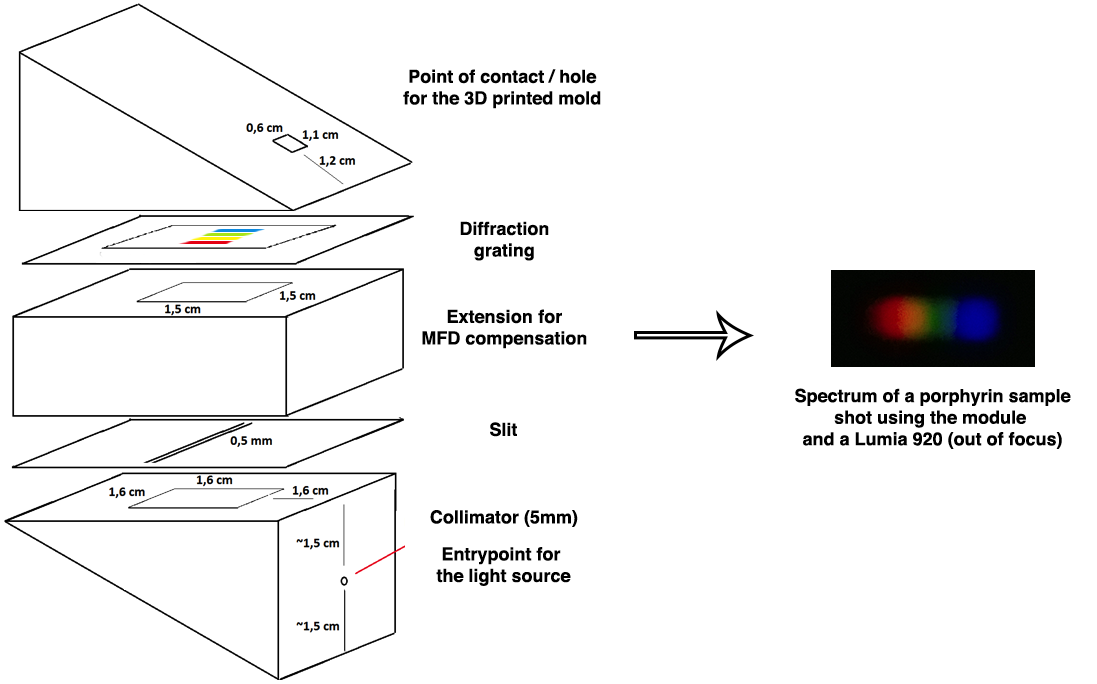
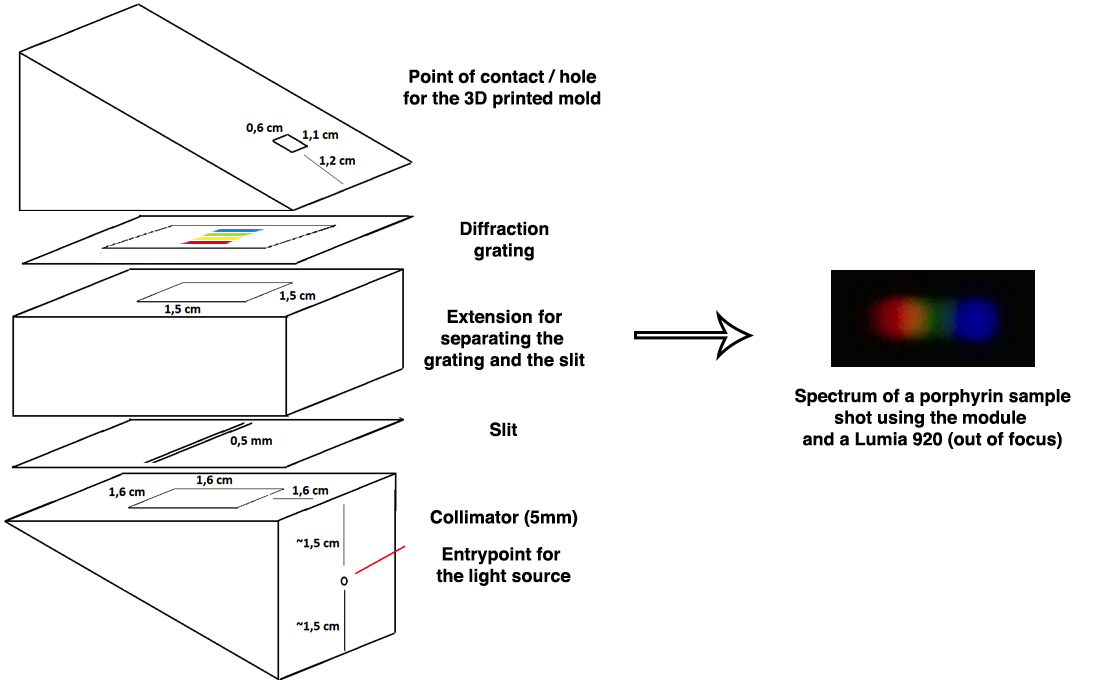
Two versions of the same layered image (1097 × 684). Layer-by-layer changes:
renamed "Extension for MFD compensation" to "Extension for separating the grating and the slit", painted on it over [left=422, top=331, right=587, bottom=370]
